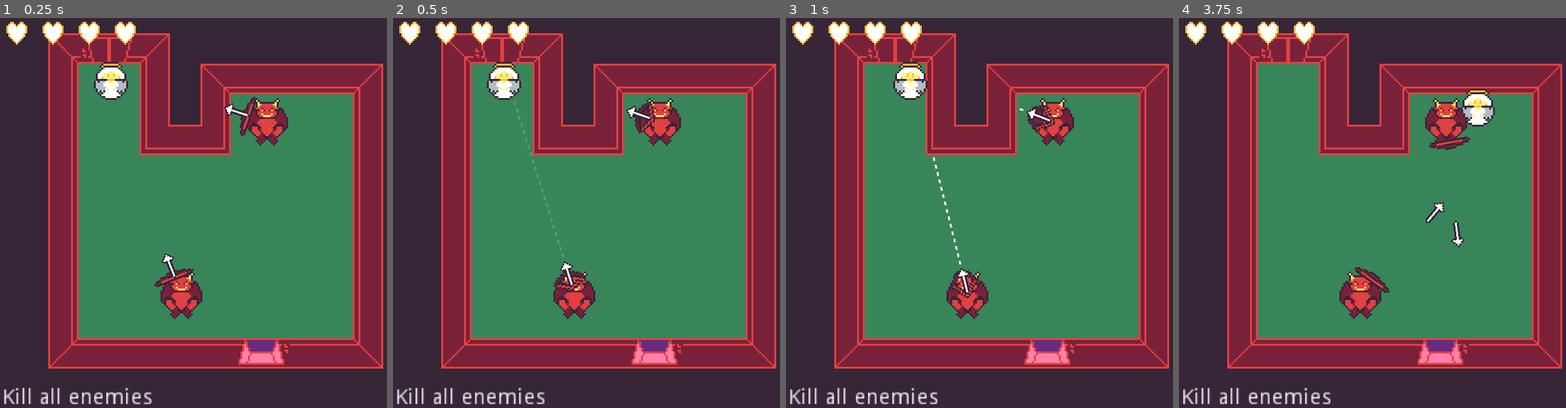
Above: before the commit, frames 1-4 (left to right).
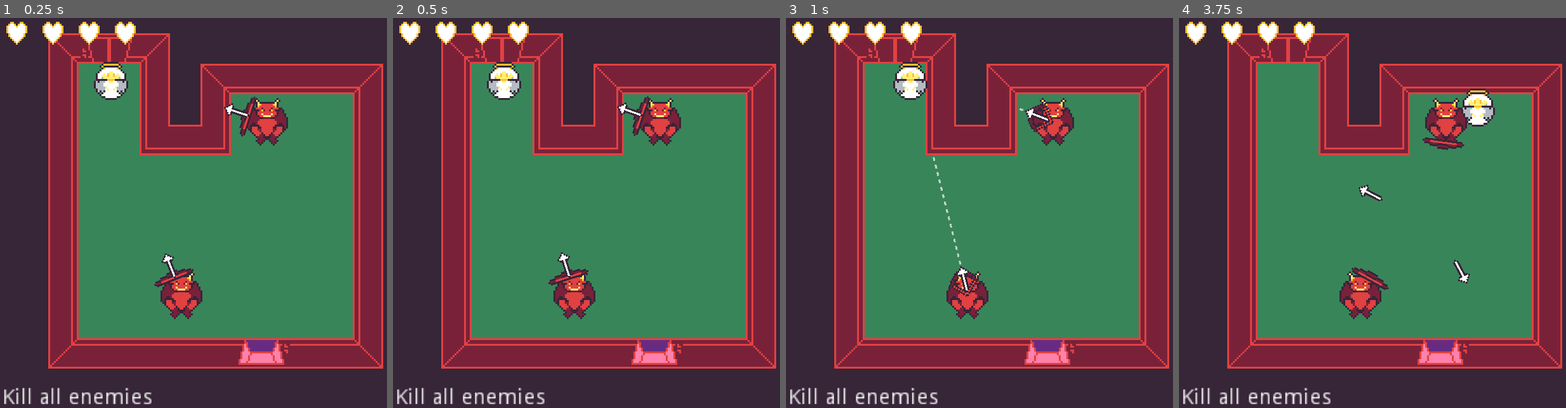
Above: after the commit, the same moments.

Repository: rthurmed/DiveIntoHell
Game: Godot game, scene res://src/Main.tscn
The game is run twice, just before and just after one commit, with the same random seed, the same clock (stepped at 60 frames per second) and the same inputs.
Inputs:
- Up to frame 1 (0.25 s): no input
- Up to frame 2 (0.5 s): no input
- Up to frame 3 (1 s): hold D (player_right) from 0.53 s (still down)
- Up to frame 4 (3.75 s): release D (player_right) at 1.28 s; hold S (player_down) 1.28-2.03 s; hold D (player_right) 2.03-2.78 s; hold W (player_up) 2.78-3.53 s; hold A (player_left) from 3.53 s (still down)

Frame 1 is identical in both runs. In frame 2, 0.7% of the frame differs, in the area x 30-68%, y 20-71%; in frame 3, 0.3%; in frame 4, 0.8%, in the area x 44-76%, y 30-71%.

Commit message:
Tweaked enemy shooting speed

Diff:
--- a/src/enemy/devil/Devil.tscn
+++ b/src/enemy/devil/Devil.tscn
@@ -228,7 +228,7 @@
 
 [sub_resource type="Animation" id=1]
 resource_name = "prepare"
-length = 0.7
+length = 0.5
 tracks/0/type = "value"
 tracks/0/path = NodePath("VisualInstance/Upper/Sprite:frame")
 tracks/0/interp = 1
--- a/src/enemy/devil/state/Prepare.gd
+++ b/src/enemy/devil/state/Prepare.gd
@@ -2,7 +2,7 @@
 
 
 const ANIMATION_NAME = 'prepare'
-const ANIMATION_CUSTOM_SPEED = .5
+const ANIMATION_CUSTOM_SPEED = .4
 
 export var custom_aim_speed = 10
 
